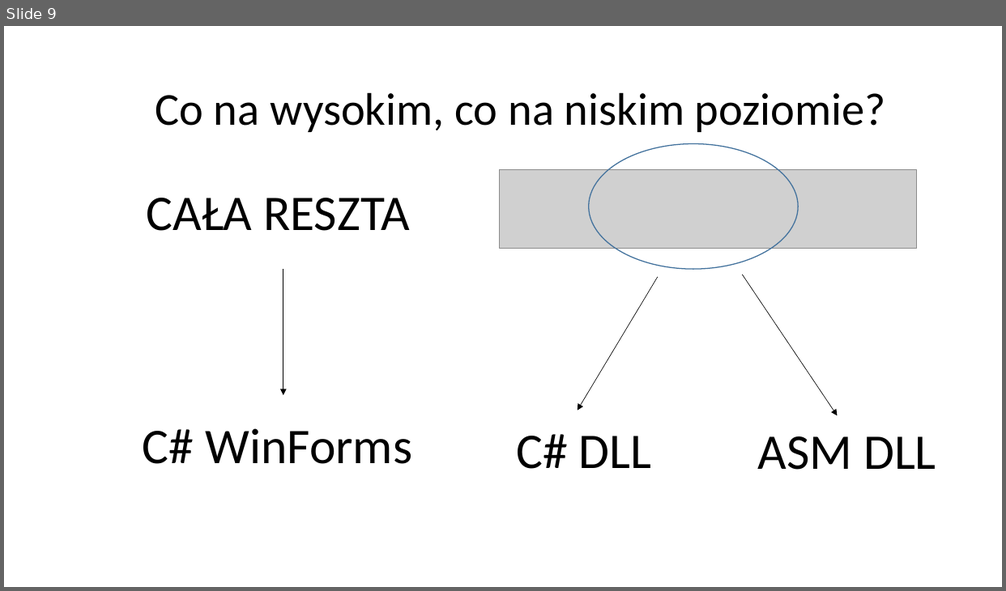
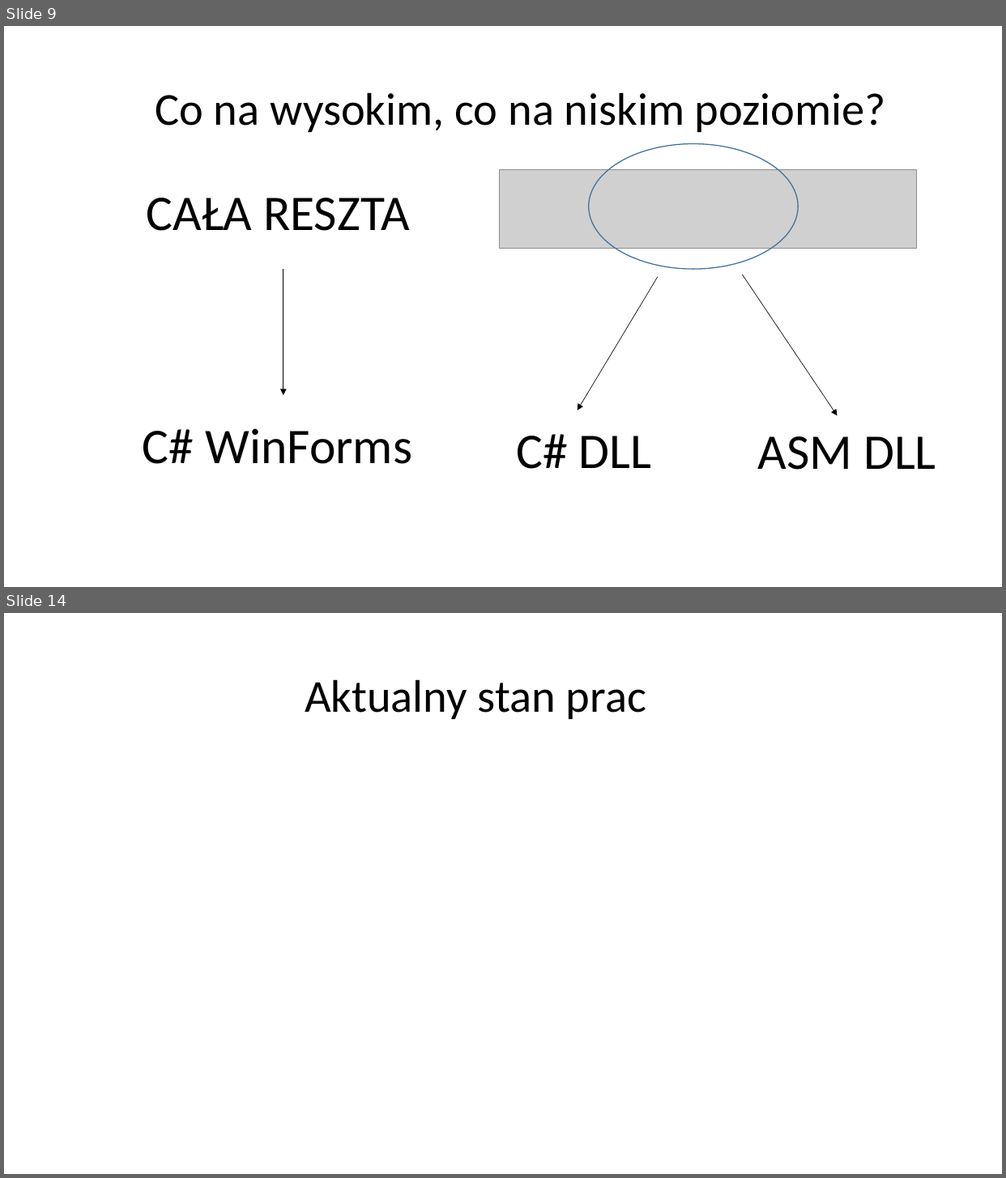
Before and after one commit to Gazda70/Image-Morphing, a slide deck: Morphing obrazów.pptx. Shown one above the other, each under a label of ours: slide 9 before the commit, slides 9 and 14 after it; the slides between them are not shown. The pictures are 1006x591 and 1006x1178 pixels, drawn with LibreOffice and Linux fonts; fonts in the diff are those of the drawing; grey boxes stand for pictures. Boxes give left, top, right and bottom in pixels: in the first picture for what was removed or moved away, otherwise in the second. Text is boxed around its words. In the diff, an @@ line names an element or a change of style, - is before the commit and + after.

```diff
--- a/Morphing obrazów.pptx
+++ b/Morphing obrazów.pptx
@@ slide 14 added at [4, 613, 1002, 1174], background #FFFFFF @@
@@ title added at [305, 679, 646, 719], 44 pt, text #000000 @@
+Aktualny stan prac
```
Also in this commit, not shown: 2 slides changed, 4 other slides added, 2 slides removed, 2 other files.
